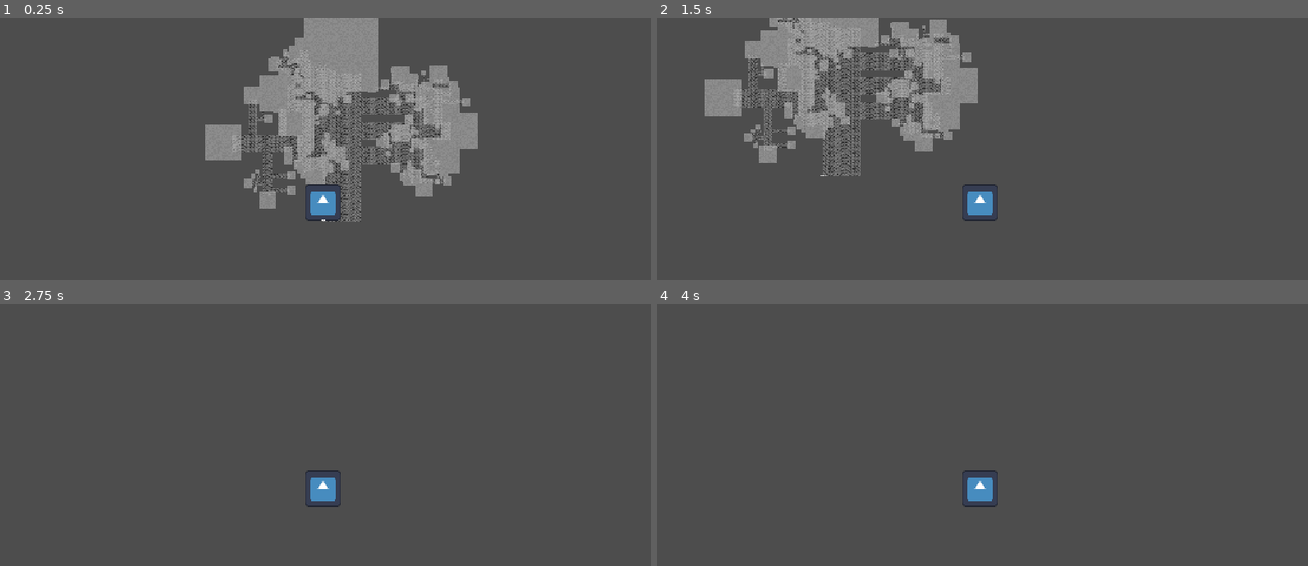
Above: before the commit, frames 1-4 (two rows, left to right).
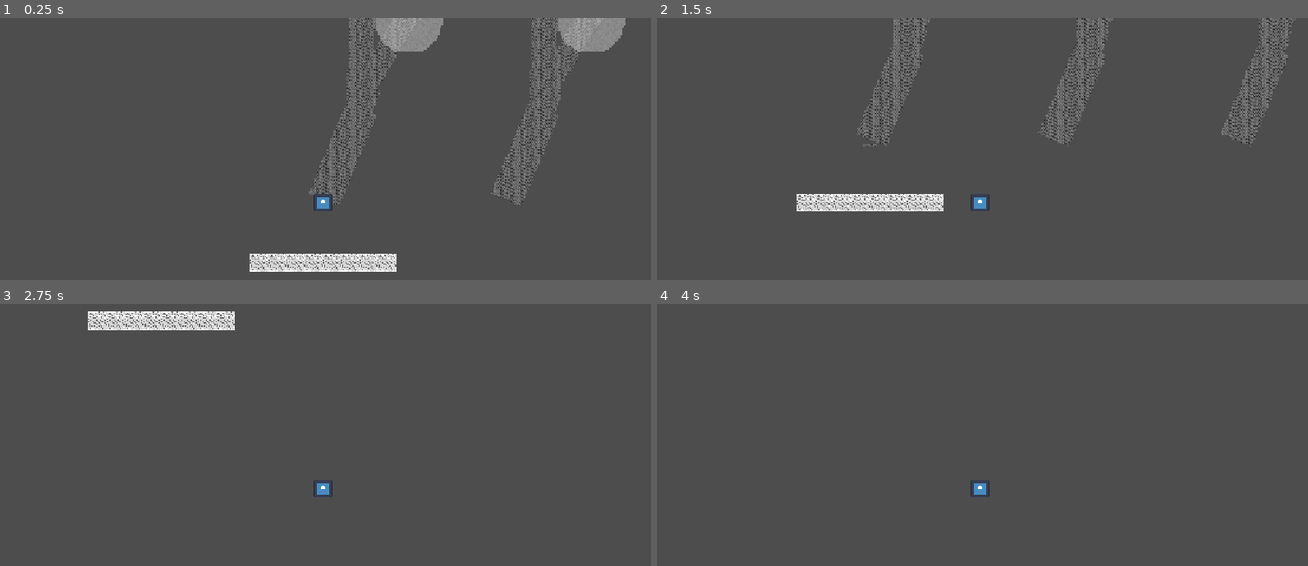
Above: after the commit, the same moments.

Repository: BVipri/amber-starlight
Game: Godot game, scene res://node_3d.tscn
Two runs of this game, one before a commit and one after it. Both use one fixed random seed, a clock stepped at 60 frames per second and the inputs below. The engine's default icon, where the game draws it, is replaced by a stand-in: a white triangle on a blue panel in a dark square.
Inputs:
- Up to frame 1 (0.25 s): no input
- Up to frame 2 (1.5 s): hold D (right) 0.53-1.28 s; tap Space (jump) at 0.77 s; hold A (left) from 1.28 s (still down)
- Up to frame 3 (2.75 s): tap Space (jump) at 1.52 s; release A (left) at 2.03 s; hold D (right) from 2.03 s (still down)
- Up to frame 4 (4 s): tap Space (jump) at 3.02, 3.77 s; tap Enter at 3.5 s; release D (right) at 3.53 s; hold A (left) from 3.53 s (still down)

The runs differ from the first frame. In frame 1, 20% of the frame differs, in the area x 31-97%, y 0-97%; in frame 2, 16%; in frame 3, 2.0%; in frame 4, 0.4%.

Commit message:
Curvy trees + rendering fixes

Diff:
--- a/amber-starlight/Main.gd
+++ b/amber-starlight/Main.gd
@@ -1,5 +1,5 @@
 extends Node2D
-@export var rendDist = 200
+@export var rendDist = 80
 
 var timer = 0
 var mainLayerC1
@@ -9,9 +9,13 @@
 var mainObjectLayerC1
 var mainObjectLayerC2
 var generating = false
+var loadedX = []
+var objects = []
+var loadedObjects = []
 var planet
 var player
 var noise = FastNoiseLite.new()
+var random = RandomNumberGenerator.new()
 
 func _ready() -> void:
 	mainLayerC1 = get_node("MainLayer").get_node("C1")
@@ -24,32 +28,56 @@
 	noise.noise_type = FastNoiseLite.TYPE_PERLIN
 
 func _generate(pos) -> void:
+	var newLoadedX = []
 	for i in range(rendDist):
-		var x = int(pos.x/12.8 + i - rendDist/2)
-		var y = _generate_y(planet.id,x)
-		var bgy = _generate_y(planet.id+3,x)-planet.scale/20
-		var bgy2 = _generate_y(planet.id+6,x)-planet.scale/10
-		for j in range(rendDist/2):
-			var grassNoise = FastNoiseLite.new()
-			grassNoise.noise_type = FastNoiseLite.TYPE_CELLULAR
-			grassNoise.seed = planet.id
-			if j == 0 or j - grassNoise.get_noise_1d(x)*15 < rendDist/16:
-				mainLayerC2.set_cell(Vector2i(x,y+j),1,Vector2i(0,0),0)
-				backgroundLayer1.set_cell(Vector2i(x,bgy+j),1,Vector2i(0,0),0)
-				backgroundLayer2.set_cell(Vector2i(x,bgy2+j),1,Vector2i(0,0),0)
-			else:
-				mainLayerC1.set_cell(Vector2i(x,y+j),0,Vector2i(0,0),0)
-				backgroundLayer1.set_cell(Vector2i(x,bgy+j),0,Vector2i(0,0),0)
-				backgroundLayer2.set_cell(Vector2i(x,bgy2+j),0,Vector2i(0,0),0)
+		var x = int(pos.x/32 + i - rendDist/2)
+		newLoadedX.append(x)
+		if loadedX.find(x) == -1:
+			var y = _generate_y(planet.id,x)
+			var bgy = _generate_y(planet.id+3,x*0.8)-planet.scale/20
+			var bgy2 = _generate_y(planet.id+6,x*0.6)-planet.scale/10
+			for j in range(rendDist/2):
+				var grassNoise = FastNoiseLite.new()
+				grassNoise.noise_type = FastNoiseLite.TYPE_CELLULAR
+				grassNoise.seed = planet.id
+				if j == 0 or j - grassNoise.get_noise_1d(x)*15 < rendDist/16:
+					mainLayerC2.set_cell(Vector2i(x,y+j),1,Vector2i(0,0),0)
+					backgroundLayer1.set_cell(Vector2i(x*0.8,bgy+j),1,Vector2i(0,0),0)
+					backgroundLayer2.set_cell(Vector2i(x*0.6,bgy2+j),1,Vector2i(0,0),0)
+				else:
+					mainLayerC1.set_cell(Vector2i(x,y+j),0,Vector2i(0,0),0)
+					backgroundLayer1.set_cell(Vector2i(x*0.8,bgy+j),0,Vector2i(0,0),0)
+					backgroundLayer2.set_cell(Vector2i(x*0.6,bgy2+j),0,Vector2i(0,0),0)
 			noise.seed = planet.id + 1
 			if noise.get_noise_1d(x) < 0.15 and x%20==0:
-				var object = Objects._generatePlant(x)
-				for tile in object:
-					if tile[1] == 0:
-						mainObjectLayerC1.set_cell(Vector2i(x+tile[0].x,y+4+tile[0].y),tile[1],Vector2(0,0),0)
-					else:
-						mainObjectLayerC2.set_cell(Vector2i(x+tile[0].x,y+4+tile[0].y),tile[1],Vector2(0,0),0)
+				var object = objects[random.randi_range(0,14)]
+				var size = Vector2i(random.randi_range(0,30),random.randi_range(0,30))
+				Objects.resizeObject(object[0],size,0)
+				Objects.resizeObject(object[1],size,1)
+				loadedObjects.append([object,Vector2i(x*10-1000,y*10-1000)])
+				mainObjectLayerC1.set_pattern(Vector2i(x*10-1000,y*10-1000),object[0])
+				mainObjectLayerC2.set_pattern(Vector2i(x*10-1000,y*10-1000),object[1])
 			noise.seed = planet.id
+	for x in loadedX:
+		if newLoadedX.find(x) == -1:
+			var y = _generate_y(planet.id,x)
+			var bgy = _generate_y(planet.id+3,x)-planet.scale/20
+			var bgy2 = _generate_y(planet.id+6,x)-planet.scale/10
+			for j in range(rendDist/2):
+				mainLayerC1.erase_cell(Vector2i(x,y+j))
+				mainLayerC2.erase_cell(Vector2i(x,y+j))
+				backgroundLayer1.erase_cell(Vector2i(x,bgy+j))
+				backgroundLayer2.erase_cell(Vector2i(x,bgy2+j))
+	#for object in loadedObjects:
+		#if newLoadedX.find((object[1].x+1000)/10) == -1:
+			#var cells = object[0][0].get_used_cells()
+			#for cell in cells:
+				#mainObjectLayerC1.set_cell(cell+object[1],-1)
+			#cells = object[0][1].get_used_cells()
+			#for cell in cells:
+				#mainObjectLayerC2.set_cell(cell+object[1],-1)
+			#loadedObjects.erase(object)
+	loadedX = newLoadedX
 
 func _generate_y(seed, x) -> int:
 	noise.seed = seed
@@ -74,17 +102,25 @@
 	backgroundLayer2.clear()
 	mainObjectLayerC1.clear()
 	mainObjectLayerC2.clear()
+	loadedX = []
+	loadedObjects = []
+	objects = []
 
 func _gen_planet(p) -> void:
 	planet = p
 	mainLayerC1.modulate = planet.colors[0]
 	mainLayerC2.modulate = planet.colors[1]
 	mainObjectLayerC1.modulate = planet.colors[0]
-	mainObjectLayerC2.modulate = planet.colors[2]
+	var color = planet.colors[2]
+	color.a = 0.7
+	mainObjectLayerC2.modulate = color
 	backgroundLayer1.modulate = planet.colors[0]
 	backgroundLayer2.modulate = planet.colors[0]
 	player.gravity = int(planet.size)
-	player.position = Vector2(0,planet.scale/10)
+	player.position = Vector2(0,-100)
+	random.seed = planet.id
+	for i in range(15):
+		objects.append(Objects._generatePlant(planet.id+i))
 
 func _process(delta: float) -> void:
 	timer += delta
--- a/amber-starlight/ObjectTestScript.gd
+++ b/amber-starlight/ObjectTestScript.gd
@@ -4,9 +4,8 @@
 	var mainObjectLayerC1 = self
 	var mainObjectLayerC2 = self.get_parent().get_node("C2")
 	for i in range(6):
-		var object = Objects._generatePlant(i)
-		for tile in object:
-			if tile[1] == 0:
-				mainObjectLayerC1.set_cell(Vector2i(i*1000+tile[0].x,0+4+tile[0].y),tile[1],Vector2(0,0),0)
-			else:
-				mainObjectLayerC2.set_cell(Vector2i(i*1000+tile[0].x,0+4+tile[0].y),tile[1],Vector2(0,0),0)
+		var object = Objects._generatePlant(0)
+		Objects.resizeObject(object[0],Vector2i(i,i),0)
+		Objects.resizeObject(object[1],Vector2i(i,i),1)
+		mainObjectLayerC1.set_pattern(Vector2i(i*100-1000,-1000),object[0])
+		mainObjectLayerC2.set_pattern(Vector2i(i*100-1000,-1000),object[1])
--- a/amber-starlight/Objects.gd
+++ b/amber-starlight/Objects.gd
@@ -2,22 +2,20 @@
 class_name Objects
 
 static func _generatePlant(id):
+	var object = [TileMapPattern.new(),TileMapPattern.new()]
 	var random = RandomNumberGenerator.new()
 	random.seed = id
-	var size = random.randi_range(10,100)
-	var type = 0 #random.randi_range(0,20)
+	var size = random.randi_range(10,40)
+	var type = random.randi_range(0,1)
 	match type:
 		0: # Block trees
-			var object = []
 			blockBranch(object,Vector2(0,0),size,1,1,random)
 			return object
 		1: # Curved trees
-			var object = []
-			var initialCurve = random.randf_range(-PI/4,PI/4)
-			curvedBranch(object,Vector2(0,0),size/2,initialCurve,random,0)
+			curvedBranch(object,Vector2(0,0),size/2,random.randf_range(-PI/6,PI/6),random,0)
 			return object
 
-static func curvedBranch(branch, base, size, rotation, random, layer):
+static func curvedBranch(object, base, size, rotation, random, layer):
 	var height = random.randi_range(1,5)*size
 	for i in range(height*2):
 		for j in range(height*2):
@@ -26,20 +24,21 @@
 			var oldx = cos(rotation)*x + sin(rotation)*y
 			var oldy = -sin(rotation)*x + cos(rotation)*y
 			if oldx > -size/2 and oldx < size/2 and oldy > 0 and oldy < height:
-				branch.append([Vector2i(base.x+x,base.y-y),0])
-	var branches = random.randi_range(0,pow(size,0.5))
+				object[0].set_cell(Vector2i(base.x+x+1000,base.y-y+1000),0,Vector2i(0,0),0)
 	var endX = base.x - height*sin(rotation) #+ (size/2)*cos(rotation)
 	var endY = base.y - height*cos(rotation) #+ (size/2)*sin(rotation)
-	for i in range(branches):
-		var branchCurve = rotation+random.randf_range(-PI/8,PI/8)
-		curvedBranch(branch,Vector2i(endX,endY),size*0.8,branchCurve,random,layer+1)
+	if layer < 5:
+		var branches = random.rand_weighted([2,4,8,2,1])
+		for i in range(branches):
+			var branchCurve = rotation+random.randf_range(-PI/8,PI/8)
+			curvedBranch(object,Vector2i(endX,endY),size*0.8,branchCurve,random,layer+1)
 	if layer > 2:
 		for i in range(size*4):
 			for j in range(size*4):
 				var x = i-size*2
 				var y = j-size*2
 				if (pow(x,2) + pow(y,2) <= pow(size*2,2)):
-					branch.append([Vector2i(endX + x,endY + y),1])
+					object[1].set_cell(Vector2i(endX+x+1000,endY+y+1000),1,Vector2i(0,0),0)
 
 static func blockBranch(branch, base, size, direction, side, random):
 	var height = random.randi_range(1,5)*size
@@ -47,20 +46,26 @@
 		for j in range(height):
 			var x = base.x + i if direction == 1 else base.x + j*side
 			var y = base.y - j*side if direction == 1 else base.y + i
-			branch.append([Vector2i(x,y),0])
+			branch[0].set_cell(Vector2i(x+1000,y+1000),0,Vector2i(0,0),0)
 	var endX = base.x + (size/2) if direction == 1 else base.x + (height + size/2)*side
 	var endY = base.y - (height + size/2)*side if direction == 1 else base.y + size/2
-	var leaves = []
-	for i in range(size*2):
-		for j in range(size*2):
-			var x = -size + i + endX
-			var y = -size + j + endY
-			leaves.append([Vector2i(x,y),1])
 	var branches = random.randi_range(0,size/2)
 	for i in range(branches):
 		var newSide = 1 if i%2==0 else -1
 		var branchX = base.x + (size/2) * (1+newSide) if direction == 1 else base.x + (height/2 + ((height/2)/(branches))*i)*side
 		var branchY = base.y - (height/2 + ((height/2)/(branches))*i)*side if direction == 1 else base.y + (size/2) - (size/2)*newSide
 		blockBranch(branch,Vector2(branchX,branchY),size/2,direction*-1,newSide,random)
-	branch.append_array(leaves)
+	for i in range(size*2):
+		for j in range(size*2):
+			var x = -size + i + endX
+			var y = -size + j + endY
+			branch[1].set_cell(Vector2i(x+1000,y+1000),1,Vector2i(0,0),0)
 	return branch
+
+static func resizeObject(object, size, source):
+	var cells = object.get_used_cells()
+	for cell in cells:
+		for i in range(size.x):
+			object.set_cell(cell*size.x+Vector2i(i,0),source,Vector2i(0,0),0)
+		for j in range(size.y):
+			object.set_cell(cell*size.y+Vector2i(0,j),source,Vector2i(0,0),0)
--- a/amber-starlight/node_3d.tscn
+++ b/amber-starlight/node_3d.tscn
@@ -169,7 +169,6 @@
 
 [sub_resource type="TileSet" id="TileSet_jka67"]
 tile_size = Vector2i(128, 128)
-physics_layer_0/collision_layer = 1
 sources/1 = SubResource("TileSetAtlasSource_4arys")
 sources/0 = SubResource("TileSetAtlasSource_jsk3o")
 
@@ -190,12 +189,11 @@
 
 [node name="Node2D" type="Node2D"]
 script = ExtResource("1_a0tk4")
-rendDist = 40
 
 [node name="Player" type="CharacterBody2D" parent="."]
-scale = Vector2(0.5, 0.5)
+scale = Vector2(0.25, 0.25)
 script = ExtResource("1_a202f")
-speed = 500
+speed = 350
 gravity = 200
 
 [node name="CollisionShape2D" type="CollisionShape2D" parent="Player"]
@@ -209,12 +207,12 @@
 [node name="MainLayer" type="Node" parent="."]
 
 [node name="C1" type="TileMapLayer" parent="MainLayer"]
-scale = Vector2(0.01, 0.01)
+scale = Vector2(0.25, 0.25)
 tile_map_data = PackedByteArray("AAD8/wMAAAAAAAAAAAD9/wMAAAAAAAAAAAD+/wMAAAAAAAAAAAD//wMAAAAAAAAAAAAAAAMAAAAAAAAAAAABAAMAAAAAAAAAAAACAAMAAAAAAAAAAAADAAMAAAAAAAAAAAA=")
 tile_set = SubResource("TileSet_cdqbm")
 
 [node name="C2" type="TileMapLayer" parent="MainLayer"]
-scale = Vector2(0.01, 0.01)
+scale = Vector2(0.25, 0.25)
 tile_map_data = PackedByteArray("AAD8/wMAAAAAAAAAAAD9/wMAAAAAAAAAAAD+/wMAAAAAAAAAAAD//wMAAAAAAAAAAAAAAAMAAAAAAAAAAAABAAMAAAAAAAAAAAACAAMAAAAAAAAAAAADAAMAAAAAAAAAAAA=")
 tile_set = SubResource("TileSet_cdqbm")
 
@@ -222,29 +220,31 @@
 
 [node name="C1" type="TileMapLayer" parent="MainObjectLayer"]
 z_index = -1
-scale = Vector2(0.01, 0.01)
+scale = Vector2(0.025, 0.025)
 tile_map_data = PackedByteArray("AAD8/wMAAAAAAAAAAAD9/wMAAAAAAAAAAAD+/wMAAAAAAAAAAAD//wMAAAAAAAAAAAAAAAMAAAAAAAAAAAABAAMAAAAAAAAAAAACAAMAAAAAAAAAAAADAAMAAAAAAAAAAAA=")
 tile_set = SubResource("TileSet_jka67")
+collision_enabled = false
 script = ExtResource("8_4arys")
 
 [node name="C2" type="TileMapLayer" parent="MainObjectLayer"]
 modulate = Color(1, 1, 1, 0.494118)
 z_index = -1
-scale = Vector2(0.01, 0.01)
+scale = Vector2(0.025, 0.025)
 tile_map_data = PackedByteArray("AAD8/wMAAAAAAAAAAAD9/wMAAAAAAAAAAAD+/wMAAAAAAAAAAAD//wMAAAAAAAAAAAAAAAMAAAAAAAAAAAABAAMAAAAAAAAAAAACAAMAAAAAAAAAAAADAAMAAAAAAAAAAAA=")
 tile_set = SubResource("TileSet_jka67")
+collision_enabled = false
 script = ExtResource("6_i5arm")
 
 [node name="BackgroundLayer1" type="Node" parent="."]
 
 [node name="C1" type="TileMapLayer" parent="BackgroundLayer1"]
 z_index = -2
-scale = Vector2(0.01, 0.01)
+scale = Vector2(0.2, 0.2)
 tile_set = SubResource("TileSet_i5arm")
 
 [node name="BackgroundLayer2" type="Node" parent="."]
 
 [node name="C1" type="TileMapLayer" parent="BackgroundLayer2"]
 z_index = -4
-scale = Vector2(0.01, 0.01)
+scale = Vector2(0.15, 0.15)
 tile_set = SubResource("TileSet_i5arm")
